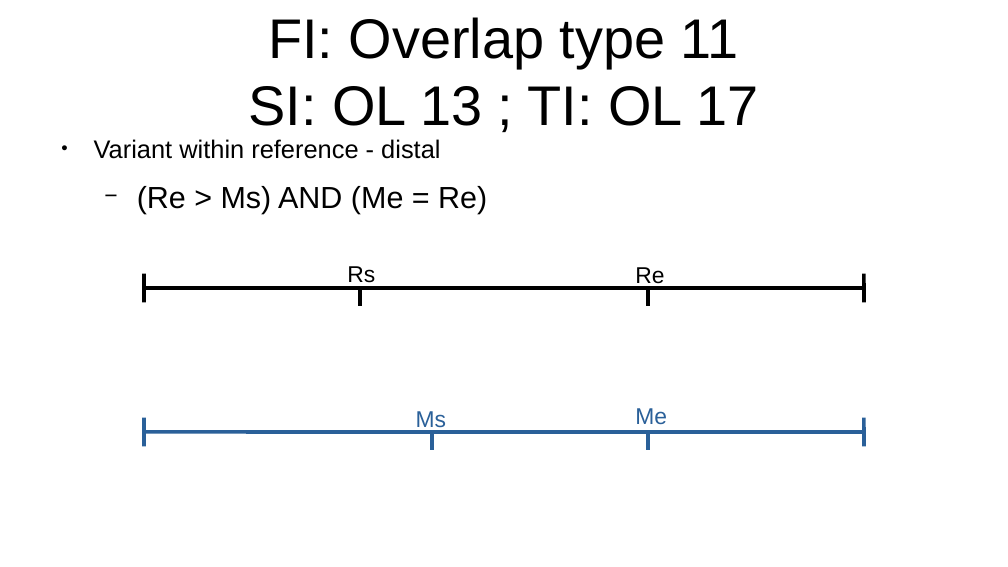
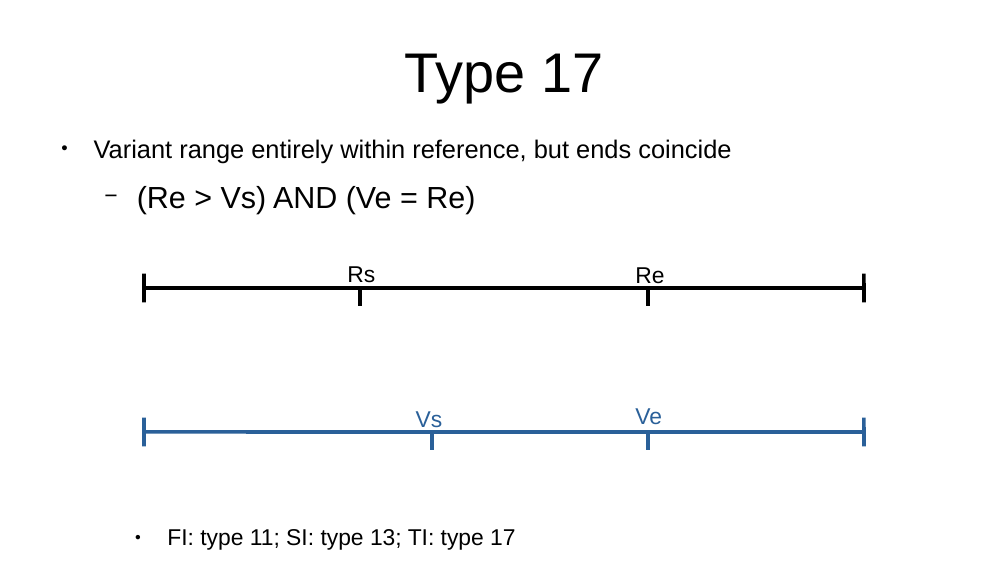
Before and after one commit to Replicon-genetics/rg_exploder_public_documents, a slide deck: slide 22 of Overlap_types_decription.odp (slide 19 before the commit). Drawn at 1008x567 pixels with LibreOffice and Linux fonts; fonts in the diff are those of the drawing. Boxes give left, top, right and bottom in pixels: in the first picture for what was removed or moved away, otherwise in the second. Text is boxed around its words. In the diff, an @@ line names an element or a change of style, - is before the commit and + after.

Commit message:
Overlap types description
Modified for current implementation, rewording and retaining legacy information

```diff
--- a/Overlap_types_decription.odp
+++ b/Overlap_types_decription.odp
@@ title at (405, 53, 603, 102): text changed @@
-FI: Overlap type 11
-SI: OL 13 ; TI: OL 17
+Type 17
@@ text at (94, 139, 731, 213): text changed @@
-● Variant within reference - distal
-  − (Re > Ms) AND (Me = Re)
+● Variant range entirely within reference, but ends coincide
+  − (Re > Vs) AND (Ve = Re)
@@ text at (416, 411, 443, 432): text changed @@
-Ms
+Vs
@@ text at (635, 408, 662, 425): text changed @@
-Me
+Ve
@@ text added at (167, 529, 515, 550), 18 pt, text #000000 @@
+● FI: type 11; SI: type 13; TI: type 17
```
Also in this commit, not shown: 21 other slides changed, 5 slides added, 1 slide removed, 1 other file.
